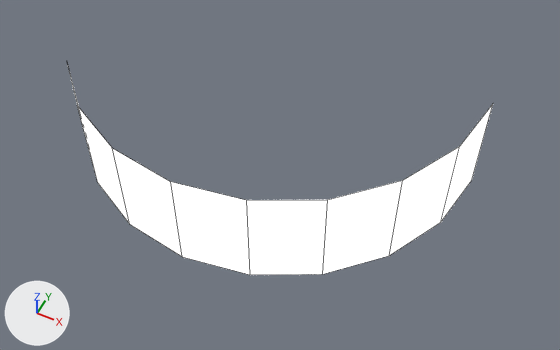
One commit to the FBX model UnityProj/Assets/Models/FX/TraceLumineuse.FBX: the scene before it, then after it.
Both versions are drawn from a 50 mm lens placed at (0.65, -1.322, 1.286), pointed at (0.133, -0.288, -0.007). Every picture has the same lights, and +X, +Y and +Z are marked at lower left. Mesh edges are drawn as thin lines. Where no turn or scale is listed for an object, it has been applied to the vertices. Vertices at the same position are counted once.

Names of what the first picture shows: 'TraceLumineuse'.
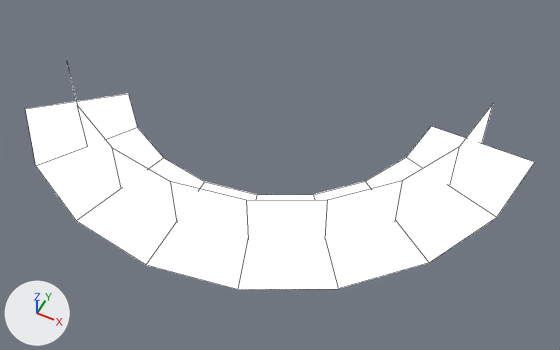
The edits, one by one:
me_mesh is used by ob_tracelumineuse; location (0.0, 0.0, 0.0).
me_mesh had 18 vertices, 8 faces and spanned x -0.411..0.508, y -0.508..0.0, z -0.127..0.127.
me_mesh now has 36 vertices, 16 faces and spans x -0.506..0.631, y -0.631..0.003, z -0.127..0.127.
me_mesh part 1: a new loose piece of 18 vertices spanning x -0.506..0.631, y -0.631..0.003, z 0.0, in mat_boulelumiere (white #ffffff).

Boxes (x1, y1, x2, y2) around the edits, measured in the pictures (560 x 350 px):
'TraceLumineuse', reshaped (20% wider, 7% taller): before (69, 71, 493, 275); after (26, 71, 534, 289)
part 1 of me_mesh, added: after (26, 94, 534, 289)
